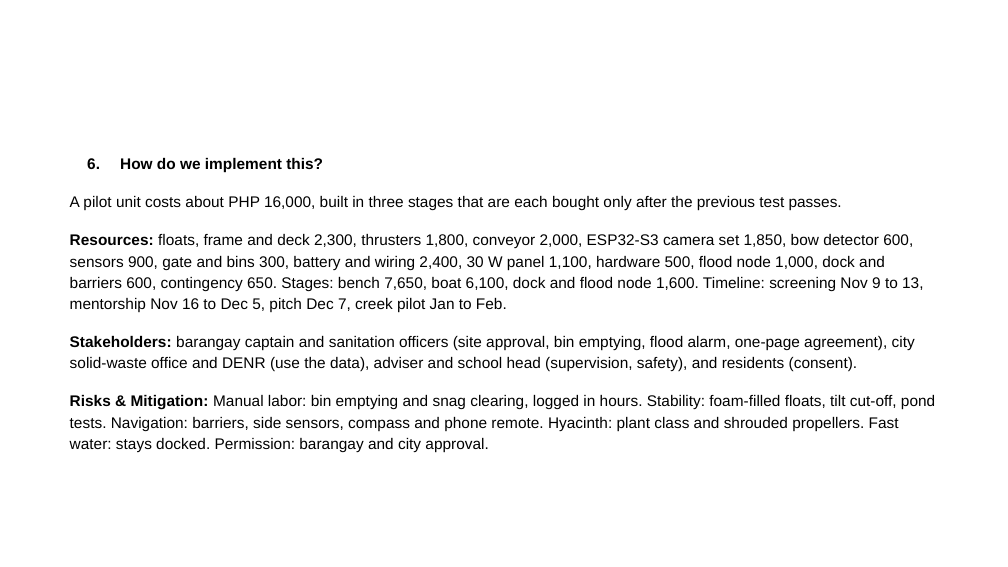
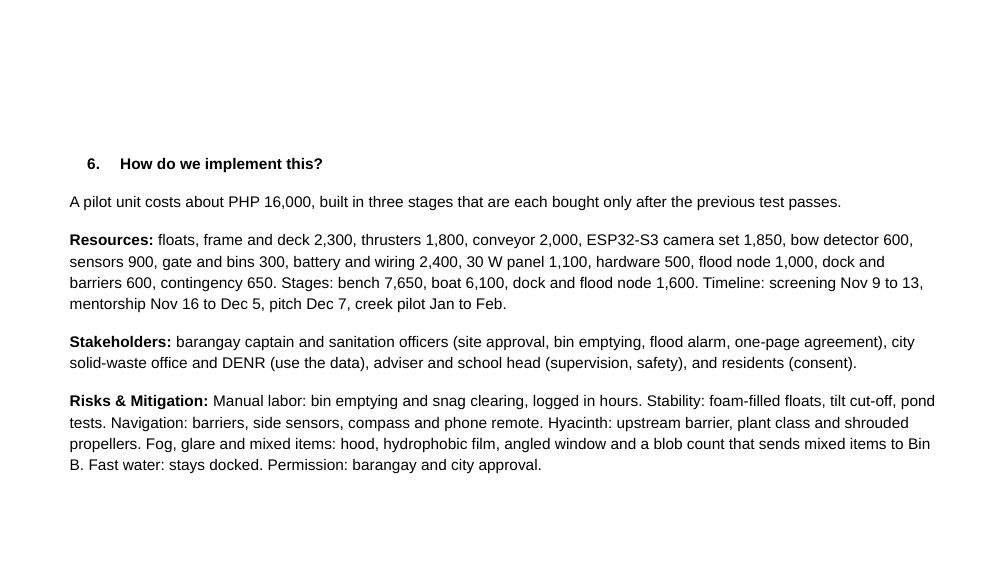
Before and after one commit to tmommu/research, a slide deck: slide 5 of sft_entry/SAGIP_SFT2026_Entry_PPT.pptx. Drawn at 1008x567 pixels with LibreOffice and Linux fonts; fonts in the diff are those of the drawing; background and template pictures are left out. Boxes give left, top, right and bottom in pixels: in the first picture for what was removed or moved away, otherwise in the second. Text is boxed around its words. In the diff, an @@ line names an element or a change of style, - is before the commit and + after.

```diff
--- a/sft_entry/SAGIP_SFT2026_Entry_PPT.pptx
+++ b/sft_entry/SAGIP_SFT2026_Entry_PPT.pptx
@@ text at bbox=[70, 395, 935, 474]: text changed @@
-Risks & Mitigation: Manual labor: bin emptying and snag clearing, logged in hours. Stability: foam-filled floats, tilt cut-off, pond tests. Navigation: barriers, side sensors, compass and phone remote. Hyacinth: plant class and shrouded propellers. Fast water: stays docked. Permission: barangay and city approval.
+Risks & Mitigation: Manual labor: bin emptying and snag clearing, logged in hours. Stability: foam-filled floats, tilt cut-off, pond tests. Navigation: barriers, side sensors, compass and phone remote. Hyacinth: upstream barrier, plant class and shrouded propellers. Fog, glare and mixed items: hood, hydrophobic film, angled window and a blob count that sends mixed items to Bin B. Fast water: stays docked. Permission: barangay and city approval.
```
Also in this commit, not shown: 3 other slides changed, 1 other file.
